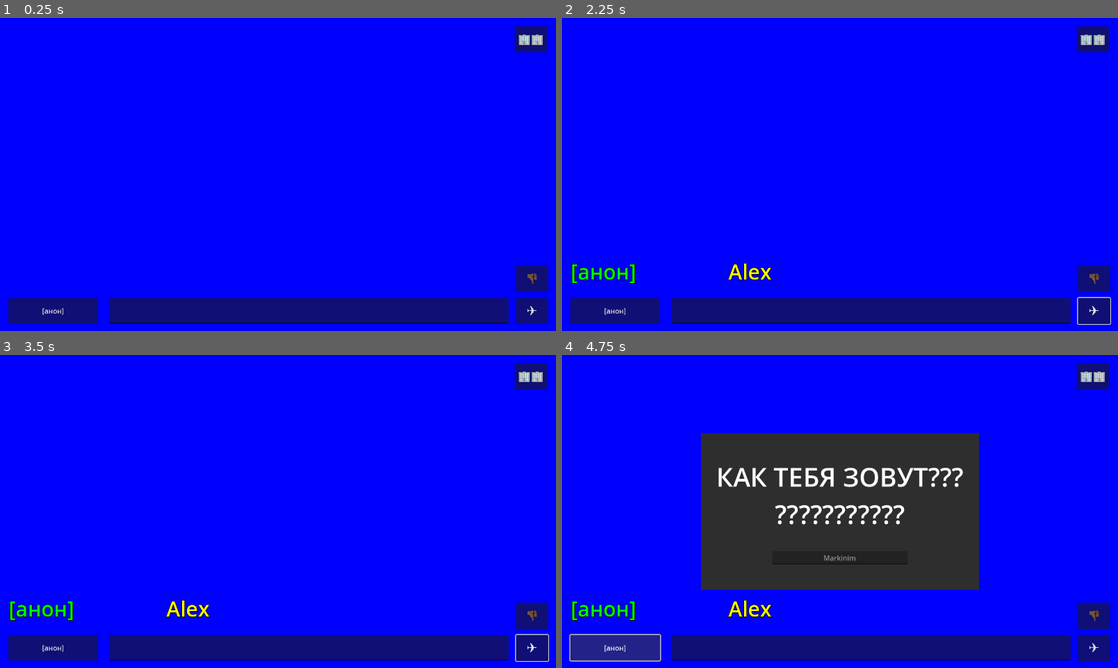
Above: before the commit, frames 1-4 (two rows, left to right).
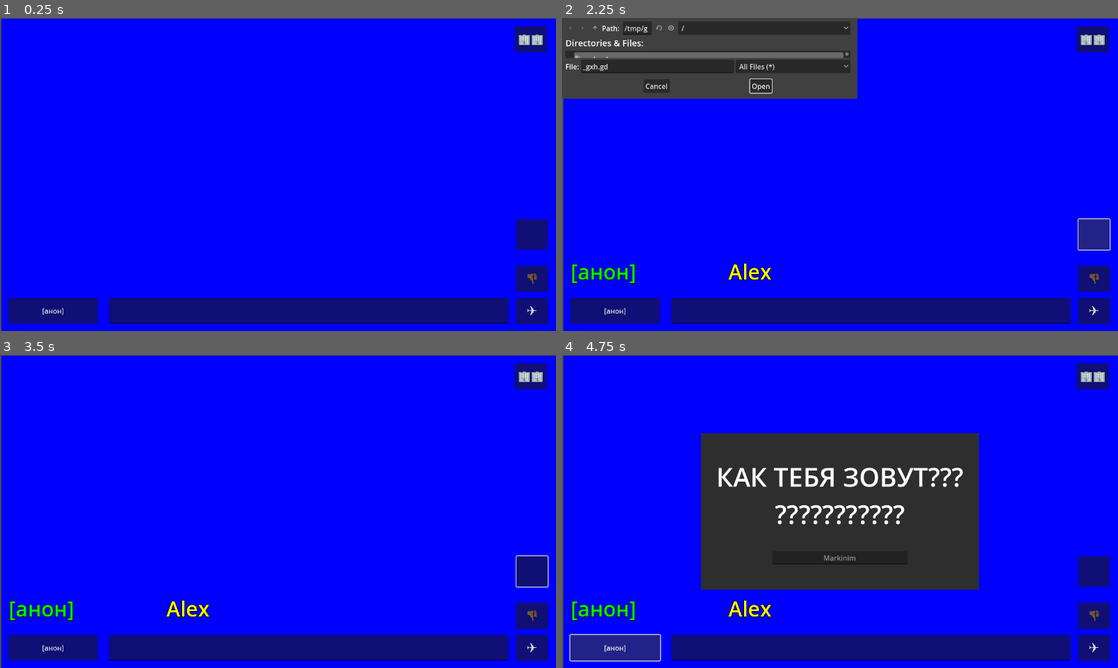
Above: after the commit, the same moments.

Repository: Tailsray/Arkochat
Game: Godot game, scene res://chat.tscn
Same seed, same stepped clock (60 frames per second), same inputs: the game is played once before the commit and once after it.
Inputs (mouse positions are in pixels of both pictures, inside the frame that each line leads up to):
- Up to frame 1 (0.25 s): no input
- Up to frame 2 (2.25 s): click (873, 312) at 0.52 s; type "Alex" at 0.6 s; click "✈️" at 1.25 s; click (1095, 233) at 2.02 s
- Up to frame 3 (3.5 s): click (200, 423) at 2.75 s, where only the run after the commit has a clickable "Open"
- Up to frame 4 (4.75 s): click "🏢🏢" at 3.5 s; click "[анон]" at 4.25 s

The runs differ from the first frame. In frame 1, 1.0% of the frame differs, in the area x 0-100%, y 0-100%; in frame 2, 15%; in frame 3, 1.2%; in frame 4, 1.0%.

Commit message:
file shenanigans

Diff:
--- a/chat.gd
+++ b/chat.gd
@@ -1,7 +1,6 @@
 extends Node
 
 signal settings_applied(settings: ChatSettings)
-
 var username: String = ""
 @onready var scroll_bar = $Scrollable.get_v_scroll_bar()
 
@@ -70,6 +69,8 @@
 		chay_postavte.rpc()
 	if %TextField.text.containsn("max") or %TextField.text.containsn("макс"):
 		max_verstappen.rpc()
+	if %TextField.text.containsn("fumo"):
+		retrieve_from_server("untitled.png")
 	update_message_list.rpc(username, %TextField.text)
 	%TextField.text = ""
 	scroll_to_the_end()
@@ -106,3 +107,24 @@
 
 func _on_scroll_down_button_pressed():
 	scroll_bar.value = scroll_bar.max_value
+
+
+func _on_file_pick_pressed() -> void:
+	$FilePick/FileDialog.show()
+
+
+
+func _on_file_dialog_file_selected(path: String) -> void:
+	transfer.rpc_id(1,FileAccess.get_file_as_bytes(path), path.get_file())
+	print("Send_file: ", Time.get_ticks_msec())
+
+@rpc("any_peer", "reliable", "call_local")
+func transfer(data: PackedByteArray, filename: String) -> void:
+	print("write_file: ", Time.get_ticks_msec())
+	var sfile = FileAccess.open("user://" + filename, FileAccess.WRITE)
+	sfile.store_buffer(data)
+	print("received file")
+
+
+func retrieve_from_server(filename: String):
+	transfer.rpc_id(multiplayer.get_remote_sender_id(), FileAccess.get_file_as_bytes("user://" + filename), filename)
--- a/chat.tscn
+++ b/chat.tscn
@@ -91,8 +91,11 @@
 [node name="BackgroundColor" type="ColorRect" parent="Background"]
 z_index = -2
 layout_mode = 0
-offset_right = 1280.0
-offset_bottom = 720.0
+offset_left = 3.0
+offset_top = 2.0
+offset_right = 1283.0
+offset_bottom = 722.0
+mouse_force_pass_scroll_events = false
 color = Color(0, 0, 1, 1)
 
 [node name="BackgroundTexture" type="TextureRect" parent="Background"]
@@ -116,8 +119,8 @@
 anchor_bottom = 1.0
 offset_left = 4.0
 offset_top = 4.0
-offset_right = -4.0
-offset_bottom = -4.0
+offset_right = 636.0
+offset_bottom = 356.0
 grow_horizontal = 2
 grow_vertical = 2
 alignment = 1
@@ -205,6 +208,19 @@
 
 [node name="ChayPostavte" type="AudioStreamPlayer2D" parent="."]
 stream = ExtResource("4_4yh8y")
+
+[node name="FilePick" type="Button" parent="."]
+layout_mode = 0
+offset_left = 1189.0
+offset_top = 463.0
+offset_right = 1261.0
+offset_bottom = 533.0
+
+[node name="FileDialog" type="FileDialog" parent="FilePick"]
+title = "Open a File"
+ok_button_text = "Open"
+file_mode = 0
+access = 2
 
 [connection signal="settings_applied" from="." to="." method="on_settings_applied"]
 [connection signal="pressed" from="Settings/SettingsButton" to="Settings" method="open_settings"]
@@ -220,3 +236,5 @@
 [connection signal="text_submitted" from="Control/TextField" to="." method="_on_text_field_text_submitted"]
 [connection signal="pressed" from="Control/SendButton" to="." method="send_message"]
 [connection signal="pressed" from="ScrollDownButton" to="." method="_on_scroll_down_button_pressed"]
+[connection signal="pressed" from="FilePick" to="." method="_on_file_pick_pressed"]
+[connection signal="file_selected" from="FilePick/FileDialog" to="." method="_on_file_dialog_file_selected"]
--- a/project.godot
+++ b/project.godot
@@ -24,3 +24,7 @@
 window/size/viewport_width=1280
 window/size/viewport_height=720
 window/size/resizable=false
+
+[editor_plugins]
+
+enabled=PackedStringArray("res://addons/godot-vim/plugin.cfg")
Not shown: 1 places in chat.tscn that only renumber resources
